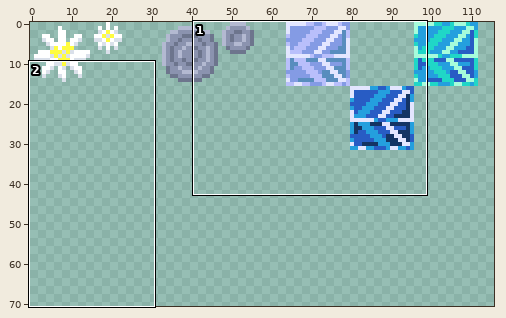
File history of a sprite sheet, Assets/Sprites/Items/Items.png. The picture above shows the old version from afar; the outline marks the close-up.
Close-up. Earlier state:
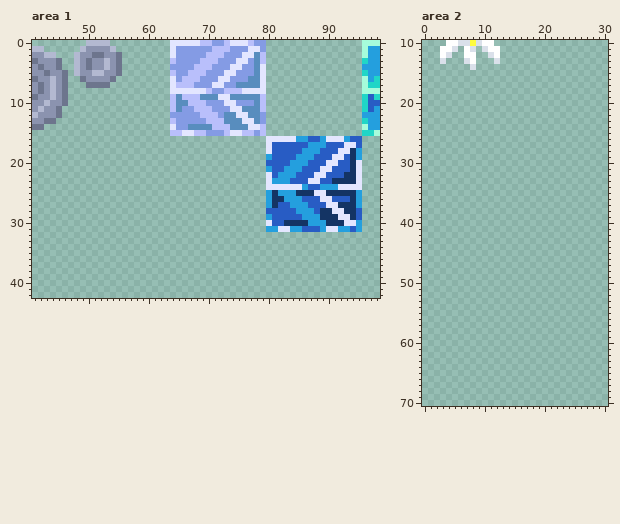
The file is 128x128 pixels. Shown: area 1: x 41..98, y 0..42; area 2: x 0..30, y 10..70. The wide view leaves out empty margins.
And afterwards:
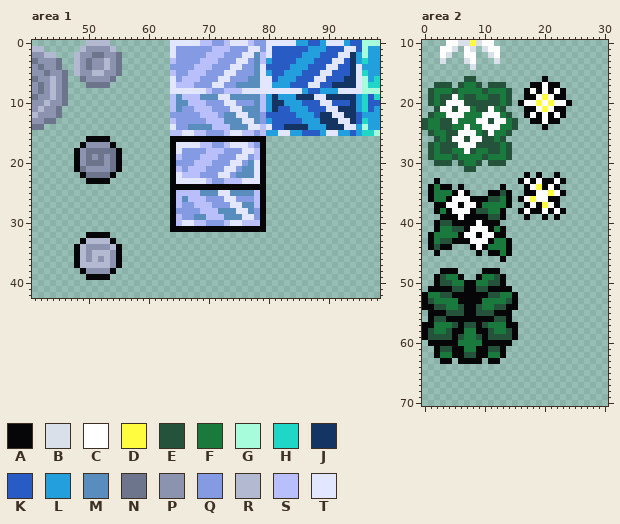
Palette (. is transparent): A #060608  B #dae0ea  C #ffffff  D #fffc40  E #24523b  F #1a7a3e  G #a6fcdb  H #20d6c7  J #143464  K #285cc4  L #249fde  M #588dbe  N #6d758d  P #8b93af  Q #849be4  R #b3b9d1  S #b9bffb  T #e3e6ff
Change:
--- area 1
@@ x 41..98 @@
- 0 .........RRRR..........TTTTTSSQQSTTTSQQ................GGG
- 1 RR......RPPPPR.........TQQQQQQSSSQQQTTQ................GLL
- 2 PPRR...RPPNNPPN........TQQQQQSSSQQQTTMS................GLL
- 3 NPPPN..RPNPPRPN........SQQQQSSSQQQTTQMS................HLL
- 4 PNPPN..RPNPPRPN........QQQQSSSQQQTTQQMT................LLL
- 5 PPNPPN.RPPRRPPN........SQQSSSQQQTTQQQMT................HLL
- 6 NPPRPN..NPPPPN.........TQSSSQQQTTQQQMMT................GLH
- 7 PNPRPN...NNNN..........TSSSQQQTTQQMMMMT................GHH
- 8 PNPRPN.................TTTTTTSQQSSSTTTT................GGG
- 9 NPPRPN.................SMSSSMMMTTMMMMMS................HKH
-10 PPRPPN.................SMMSSSQQQTTQQQMS................HKK
-11 PRPPN..................SMQQSSSQQQTTMMMS................HKL
-12 RPPPN..................QQQQQSSSQMMTTMMQ................LLL
-13 PPNN...................SQQQQQSSSMMMTTMQ................HLL
-14 NN.....................TQQMMMMSSSMMMTTS................GLL
-15 .......................SSTTSSQQQSTTSSQS................HHG
-16 .......................................TTTTTLLKKLTTTLKK...
-17 .......................................TKKKKKKLLLKKKTTK...
-18 .......................................TKKKKKLLLKKKTTJL...
-19 .......................................LKKKKLLLKKKTTKJL...
-20 .......................................KKKKLLLKKKTTKKJT...
-21 .......................................LKKLLLKKKTTKKKJT...
-22 .......................................TKLLLKKKTTKKKJJT...
-23 .......................................TLLLKKKTTKKJJJJT...
-24 .......................................TTTTTTLKKLLLTTTT...
-25 .......................................LJLLLJJJTTJJJJJL...
-26 .......................................LJJLLLKKKTTKKKJL...
-27 .......................................LJKKLLLKKKTTJJJL...
-28 .......................................KKKKKLLLKJJTTJJK...
-29 .......................................LKKKKKLLLJJJTTJK...
-30 .......................................TKKJJJJLLLJJJTTL...
-31 .......................................LLTTLLKKKLTTLLKL...
-32 ..........................................................
-33 ..........................................................
-34 ..........................................................
-35 ..........................................................
-36 ..........................................................
-37 ..........................................................
-38 ..........................................................
-39 ..........................................................
+ 0 .........RRRR..........TTTTTSSQQSTTTSQQTTTTTLLKKLTTTLKKGGG
+ 1 RR......RPPPPR.........TQQQQQQSSSQQQTTQTKKKKKKLLLKKKTTKGLL
+ 2 PPRR...RPPNNPPN........TQQQQQSSSQQQTTMSTKKKKKLLLKKKTTJLGLL
+ 3 NPPPN..RPNPPRPN........SQQQQSSSQQQTTQMSLKKKKLLLKKKTTKJLHLL
+ 4 PNPPN..RPNPPRPN........QQQQSSSQQQTTQQMTKKKKLLLKKKTTKKJTLLL
+ 5 PPNPPN.RPPRRPPN........SQQSSSQQQTTQQQMTLKKLLLKKKTTKKKJTHLL
+ 6 NPPRPN..NPPPPN.........TQSSSQQQTTQQQMMTTKLLLKKKTTKKKJJTGLH
+ 7 PNPRPN...NNNN..........TSSSQQQTTQQMMMMTTLLLKKKTTKKJJJJTGHH
+ 8 PNPRPN.................TTTTTTSQQSSSTTTTTTTTTTLKKLLLTTTTGGG
+ 9 NPPRPN.................SMSSSMMMTTMMMMMSLJLLLJJJTTJJJJJLHKH
+10 PPRPPN.................SMMSSSQQQTTQQQMSLJJLLLKKKTTKKKJLHKK
+11 PRPPN..................SMQQSSSQQQTTMMMSLJKKLLLKKKTTJJJLHKL
+12 RPPPN..................QQQQQSSSQMMTTMMQKKKKKLLLKJJTTJJKLLL
+13 PPNN...................SQQQQQSSSMMMTTMQLKKKKKLLLJJJTTJKHLL
+14 NN.....................TQQMMMMSSSMMMTTSTKKJJJJLLLJJJTTLGLL
+15 .......................SSTTSSQQQSTTSSQSLLTTLLKKKLTTLLKLHHG
+16 .........AAAA..........AAAAAAAAAAAAAAAA...................
+17 ........APPPPA.........ATTTTSSQQSTTTSQA...................
+18 .......APNNNNNA........ATQQQQSSSQQQTTSA...................
+19 .......APNPNPNA........ASQQQSSSQQQTTQSA...................
+20 .......APNNNPNA........AQQQSSSQQQTTQMTA...................
+21 .......ANPPPPNA........ASQSSSQQQTTQMMTA...................
+22 ........ANNNNA.........ATSSSQQQTTQMMMTA...................
+23 .........AAAA..........ATTTTTSQQSSSTTTA...................
+24 .......................AAAAAAAAAAAAAAAA...................
+25 .......................ASSSSMMMTTMMMMSA...................
+26 .......................ASMSSSQQQTTQQQSA...................
+27 .......................ASQQSSSQQQTTMMSA...................
+28 .......................AQQQQSSSMMMTTMQA...................
+29 .......................ASQQMMSSSMMMTTQA...................
+30 .......................ASTTSSQQQSTTSSSA...................
+31 .......................AAAAAAAAAAAAAAAA...................
+32 .........AAAA.............................................
+33 ........ARRRRA............................................
+34 .......ARPPPPRA...........................................
+35 .......ARPRRRPA...........................................
+36 .......ARPRPRPA...........................................
+37 .......ARRRRRPA...........................................
+38 ........APPPPA............................................
+39 .........AAAA.............................................
 40 ..........................................................
--- area 2
@@ x 0..30 @@
 15 ...............................
-16 ...............................
-17 ...............................
-18 ...............................
-19 ...............................
-20 ...............................
-21 ...............................
-22 ...............................
-23 ...............................
-24 ...............................
-25 ...............................
-26 ...............................
-27 ...............................
-28 ...............................
-29 ...............................
-30 ...............................
-31 ...............................
-32 ...............................
-33 ...............................
-34 ...............................
-35 ...............................
-36 ...............................
-37 ...............................
-38 ...............................
-39 ...............................
-40 ...............................
-41 ...............................
-42 ...............................
-43 ...............................
-44 ...............................
-45 ...............................
-46 ...............................
+16 .......EE...........A..........
+17 ..EEE.EFFE.EEE....AACAA........
+18 .EFFFEFFFFEFFFE..ACACACA.......
+19 .EFEECFEEFFEEFE..AACDCAA.......
+20 .EFECCCEEEEEEFE.ACCDCDCCA......
+21 ..ECCECCFEECFE...AACDCAA.......
+22 .EFFCCCFFFCCCFE..ACACACA.......
+23 EFFEECFFFCCECCFE..AACAA........
+24 EFFEEFFCFFCCCFFE....A..........
+25 .EFFEECCCFECFFE................
+26 ..EFECCECCEEFE.................
+27 .EFEEECCCEEEEFE................
+28 .EFEEFFCEFFEEFE................
+29 .EFFFEFFFFEFFFE................
+30 ..EEE.EFFE.EEE.................
+31 .......EE......................
+32 .................A.A..A........
+33 ..A.............ACACAACA.......
+34 .AFAA.A......A...ACDACA........
+35 .AFFFACA...AAEA..AACCDCA.......
+36 .AFFACCCAAAEEFA.ACDCCAA........
+37 ..AACCACCAFFFFA..ACADCA........
+38 ..AFACCCAEEFFA..ACAACACA.......
+39 ...AAACAAAAEEA...A..A.A........
+40 ..AEEAAAACAAA..................
+41 ..AFFEEACCCAFA.................
+42 .AFFFFACCACCAA.................
+43 .AFEEAAACCCAFFA................
+44 .AEAA...ACAFFFA................
+45 ..A......A.AAFA................
+46 .............A.................
 47 ...............................
-48 ...............................
-49 ...............................
-50 ...............................
-51 ...............................
-52 ...............................
-53 ...............................
-54 ...............................
-55 ...............................
-56 ...............................
-57 ...............................
-58 ...............................
-59 ...............................
-60 ...............................
-61 ...............................
-62 ...............................
-63 ...............................
+48 ...AAA....AAA..................
+49 ..AEFFA..AFFEA.................
+50 ..AEEFFAAFFEEA.................
+51 .AAAAEEAAEEAAAA................
+52 AFFEEAAAAAAEEFFA...............
+53 AEFFFFAAAAFFFFEA...............
+54 AAEEFFEAAEFFEEAA...............
+55 .AAAEEEAAEEEAAA................
+56 .AEEAAAAAAAAEEA................
+57 AAFFFEAEEAEFFFAA...............
+58 AEFFEAAFFAAEFFEA...............
+59 AEEEEAEFFEAEEEEA...............
+60 .AAAAAFFFFAAAAA................
+61 ..AEEAAFFAAEEA.................
+62 ..AFFAAEEAAFFA.................
+63 ...AA.AAAA.AA..................
 64 ...............................
Where, in picture pixels (left, top, right, bottom), the same in both close-ups:
changed: (170, 40, 362, 232)
added: (74, 136, 122, 184)
added: (74, 232, 122, 280)
added: (422, 76, 572, 364)
